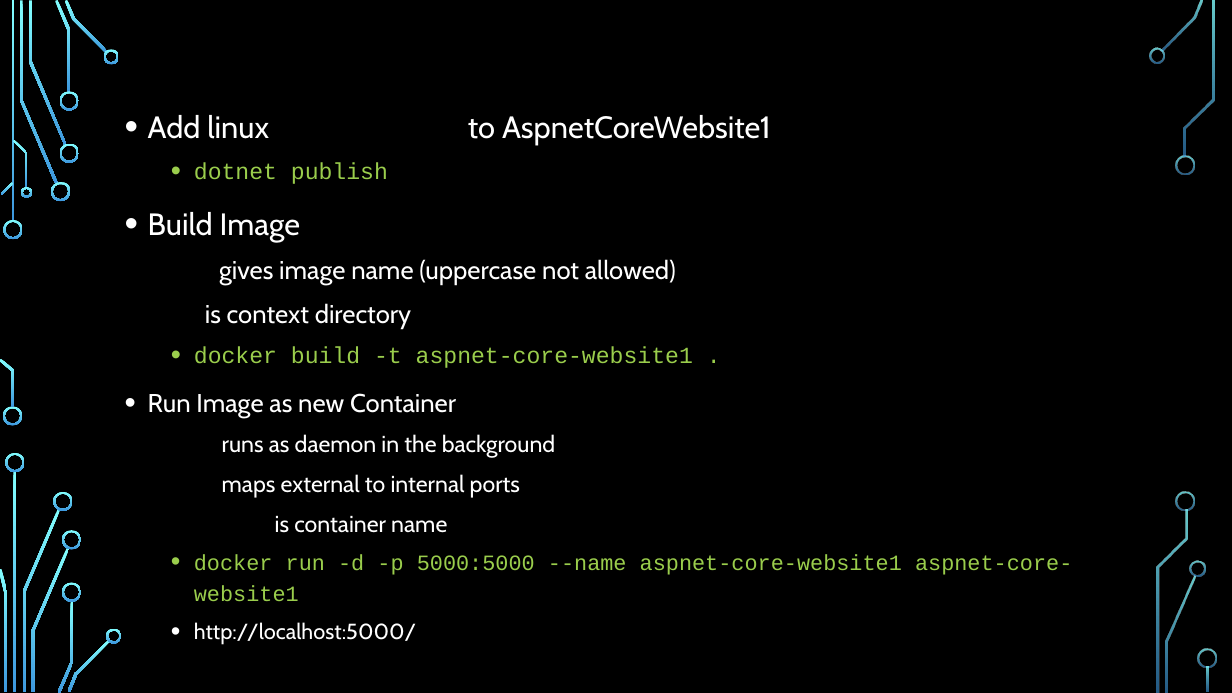
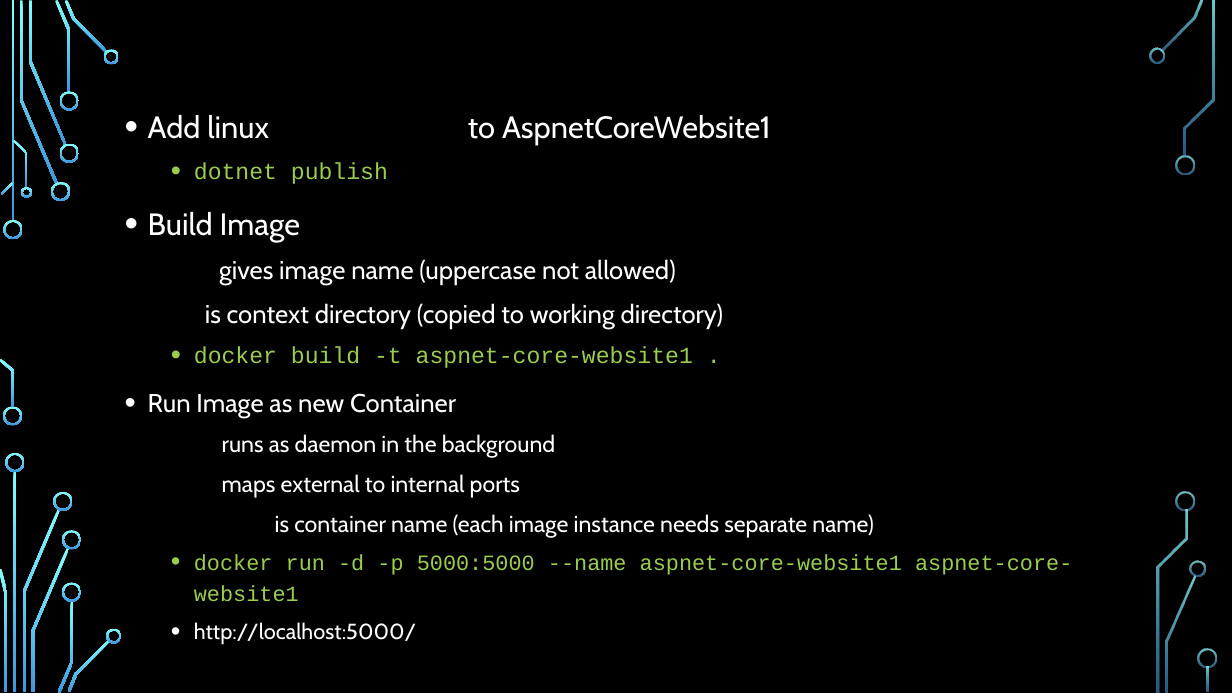
Before and after one commit to pwhe23/DockerTalk, a slide deck: slide 8 of Docker on Windows.pptx (slide 9 before the commit). Drawn at 1232x693 pixels with LibreOffice and Linux fonts; fonts in the diff are those of the drawing; background and template pictures are left out. Boxes give left, top, right and bottom in pixels: in the first picture for what was removed or moved away, otherwise in the second. Text is boxed around its words. In the diff, an @@ line names an element or a change of style, - is before the commit and + after.

```diff
--- a/Docker on Windows.pptx
+++ b/Docker on Windows.pptx
@@ text at (205, 303, 723, 328): text changed @@
-  • . is context directory
+  • . is context directory (copied to working directory)
@@ text at (275, 514, 873, 538): text changed @@
-  • --name is container name
+  • --name is container name (each image instance needs separate name)
```
Also in this commit, not shown: 1 slide removed.
